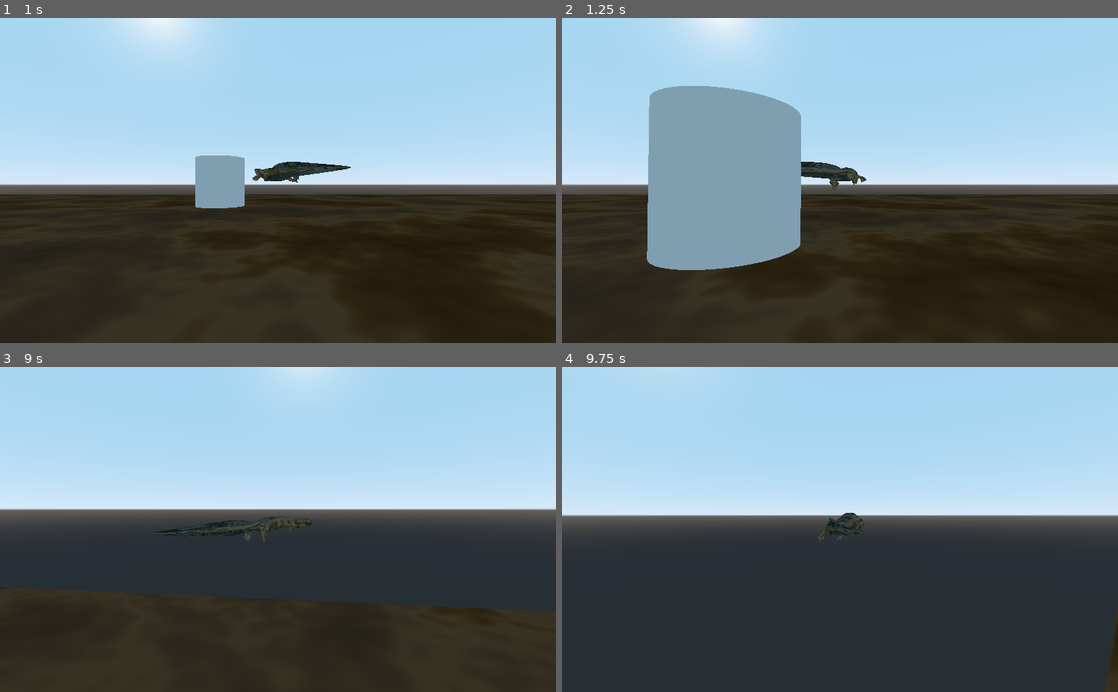
Above: before the commit, frames 1-4 (two rows, left to right).
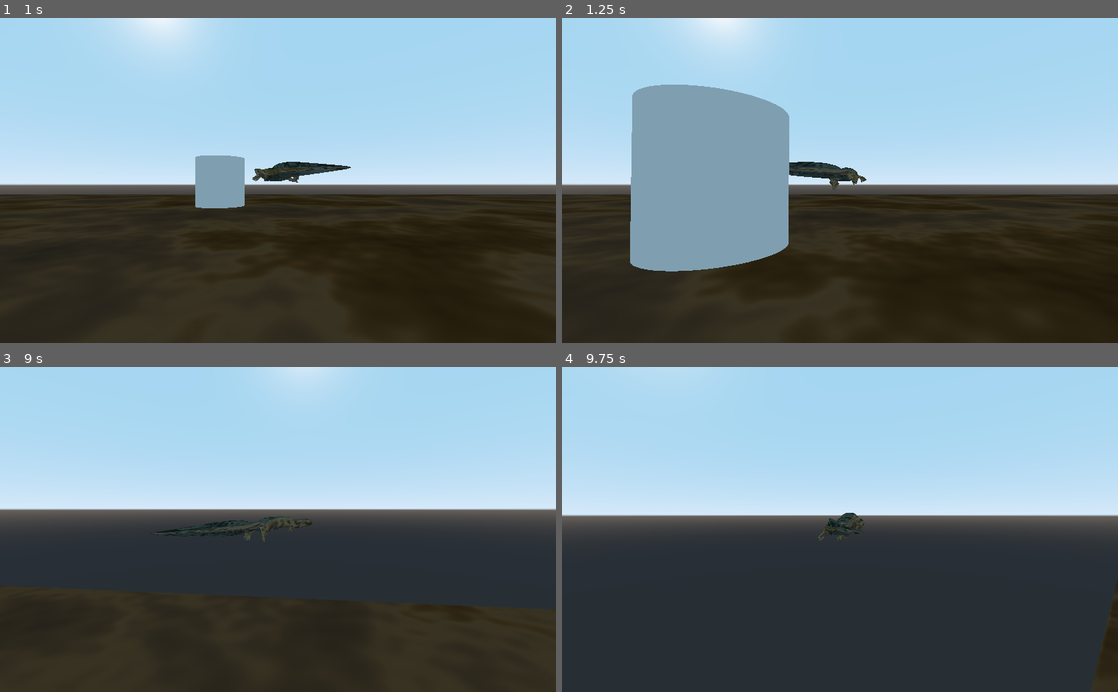
Above: after the commit, the same moments.

Repository: PDHTEC/HelpBender
Game: Godot game, scene res://Scenes/Main.tscn
The game is run twice, just before and just after one commit, with the same random seed, the same clock (stepped at 60 frames per second) and the same inputs. Before the commit the project starts from res://Main.tscn. The engine's default icon, where the game draws it, is replaced by a stand-in: a white triangle on a blue panel in a dark square.
Inputs (mouse positions are in pixels of both pictures, inside the frame that each line leads up to):
- Up to frame 1 (1 s): tap Enter at 0.5 s; move the mouse to (305, 180) at 0.52 s; hold W (forward) from 0.53 s (still down); click (305, 180) at 0.6 s
- Up to frame 2 (1.25 s): keep holding W (forward)
- Up to frame 3 (9 s): move the mouse to (250, 529) at 1.27 s; click (250, 529) at 1.35 s; move the mouse to (289, 523) at 2.02 s; click (289, 523) at 2.1 s; move the mouse to (272, 536) at 2.77 s; click (272, 536) at 2.85 s; move the mouse to (316, 532) at 3.52 s; click (316, 532) at 3.6 s; move the mouse to (233, 526) at 4.27 s; click (233, 526) at 4.35 s; move the mouse to (283, 529) at 5.02 s; click (283, 529) at 5.1 s; move the mouse to (255, 523) at 5.77 s; release W (forward) at 5.78 s; hold D (right) 5.78-6.53 s; click (255, 523) at 5.85 s; move the mouse to (305, 529) at 6.52 s; hold W (forward) 6.53-8.78 s; click (305, 529) at 6.6 s; move the mouse to (250, 529) at 7.27 s; click (250, 529) at 7.35 s; move the mouse to (289, 523) at 8.02 s; click (289, 523) at 8.1 s; move the mouse to (272, 536) at 8.77 s; hold A (left) from 8.78 s (still down); click (272, 536) at 8.85 s
- Up to frame 4 (9.75 s): move the mouse to (878, 532) at 9.52 s; release A (left) at 9.53 s; hold W (forward) from 9.53 s (still down); click (878, 532) at 9.6 s

Frame 1 is identical in both runs. In frame 2, 3.0% of the frame differs, in the area x 12-43%, y 20-78%; in frame 3, 0.1%; in frame 4, 0.4%.

Commit message:
Organized stuff
yup

Diff:
--- a/HelpBender/Main.tscn
+++ b/HelpBender/Scenes/Main.tscn
@@ -1,17 +1,14 @@
-[gd_scene load_steps=16 format=2]
+[gd_scene load_steps=14 format=2]
 
-[ext_resource path="res://FollowingCamera.gd" type="Script" id=1]
-[ext_resource path="res://Player.gd" type="Script" id=2]
-[ext_resource path="res://Creature.gd" type="Script" id=3]
-[ext_resource path="res://3D models/Scenes/Hellbender.tscn" type="PackedScene" id=4]
+[ext_resource path="res://3D models/Scenes/Hellbender.tscn" type="PackedScene" id=1]
+[ext_resource path="res://Scripts/FollowingCamera.gd" type="Script" id=2]
+[ext_resource path="res://Scripts/Player.gd" type="Script" id=3]
+[ext_resource path="res://Scripts/Prey.gd" type="Script" id=4]
 
-[sub_resource type="CylinderShape" id=6]
+[sub_resource type="AnimationNodeStateMachinePlayback" id=15]
 
-[sub_resource type="CylinderMesh" id=5]
-
-[sub_resource type="SphereShape" id=7]
-
-[sub_resource type="SphereMesh" id=8]
+[sub_resource type="BoxShape" id=16]
+extents = Vector3( 0.4, 0.2, 1.7 )
 
 [sub_resource type="CylinderMesh" id=2]
 
@@ -40,10 +37,10 @@
 [node name="Spatial" type="Spatial"]
 
 [node name="Player" type="KinematicBody" parent="."]
-script = ExtResource( 2 )
+script = ExtResource( 3 )
 
 [node name="Camera" type="Spatial" parent="Player"]
-script = ExtResource( 1 )
+script = ExtResource( 2 )
 
 [node name="Camera" type="Camera" parent="Player/Camera"]
 transform = Transform( 1, 0, 0, 0, 1, 0, 0, 0, 1, 0, 0, 4 )
@@ -54,31 +51,22 @@
 enabled = true
 cast_to = Vector3( 0, -5, 0 )
 
-[node name="Body" type="CollisionShape" parent="Player"]
-transform = Transform( 1, 0, 0, 0, -4.37114e-08, -1, 0, 1, -4.37114e-08, 0, 0, 0 )
-shape = SubResource( 6 )
-
-[node name="Mesh" type="MeshInstance" parent="Player/Body"]
-visible = false
-mesh = SubResource( 5 )
-skeleton = NodePath("../..")
-
-[node name="Head" type="CollisionShape" parent="Player"]
-transform = Transform( 1, 0, 0, 0, 1, 0, 0, 0, 1, 0, 0, -1 )
-shape = SubResource( 7 )
-
-[node name="Mesh" type="MeshInstance" parent="Player/Head"]
-visible = false
-mesh = SubResource( 8 )
-
 [node name="AttackTimer" type="Timer" parent="Player"]
 
-[node name="Hellbender" parent="Player" instance=ExtResource( 4 )]
+[node name="Hellbender" parent="Player" instance=ExtResource( 1 )]
 transform = Transform( -0.25, 0, -2.18557e-08, 0, 0.25, 0, 2.18557e-08, 0, -0.25, 0, 0, 0 )
+
+[node name="AnimationTree" parent="Player/Hellbender" index="2"]
+parameters/playback = SubResource( 15 )
+
+[node name="CollisionShape" type="CollisionShape" parent="Player"]
+transform = Transform( 1, 0, 0, 0, 1, 0, 0, 0, 1, -0.0166664, 0.224451, -0.368498 )
+shape = SubResource( 16 )
 
 [node name="Test_creature" type="KinematicBody" parent="."]
 transform = Transform( 1, 0, 0, 0, 1, 0, 0, 0, 1, 0, 0, -10 )
-script = ExtResource( 3 )
+script = ExtResource( 4 )
+movement_speed = 0.75
 
 [node name="MeshInstance" type="MeshInstance" parent="Test_creature"]
 mesh = SubResource( 2 )
--- a/HelpBender/Player.gd
+++ b/HelpBender/Scripts/Player.gd
@@ -1,4 +1,4 @@
-extends "res://Creature.gd"
+extends "res://Scripts/Creature.gd"
 
 var animation_player
 func _ready():
--- /dev/null
+++ b/HelpBender/Scripts/Prey.gd
@@ -0,0 +1,9 @@
+extends "res://Scripts/Creature.gd"
+
+export var cowers : bool = true
+export var vision_range : float = 50
+
+
+
+func random_movement():
+	pass
--- a/HelpBender/project.godot
+++ b/HelpBender/project.godot
@@ -11,7 +11,7 @@
 [application]
 
 config/name="HelpBender"
-run/main_scene="res://Main.tscn"
+run/main_scene="res://Scenes/Main.tscn"
 config/icon="res://icon.png"
 
 [gui]
Renamed: HelpBender/Creature.gd -> HelpBender/Scripts/Creature.gd
Renamed: HelpBender/FollowingCamera.gd -> HelpBender/Scripts/FollowingCamera.gd
